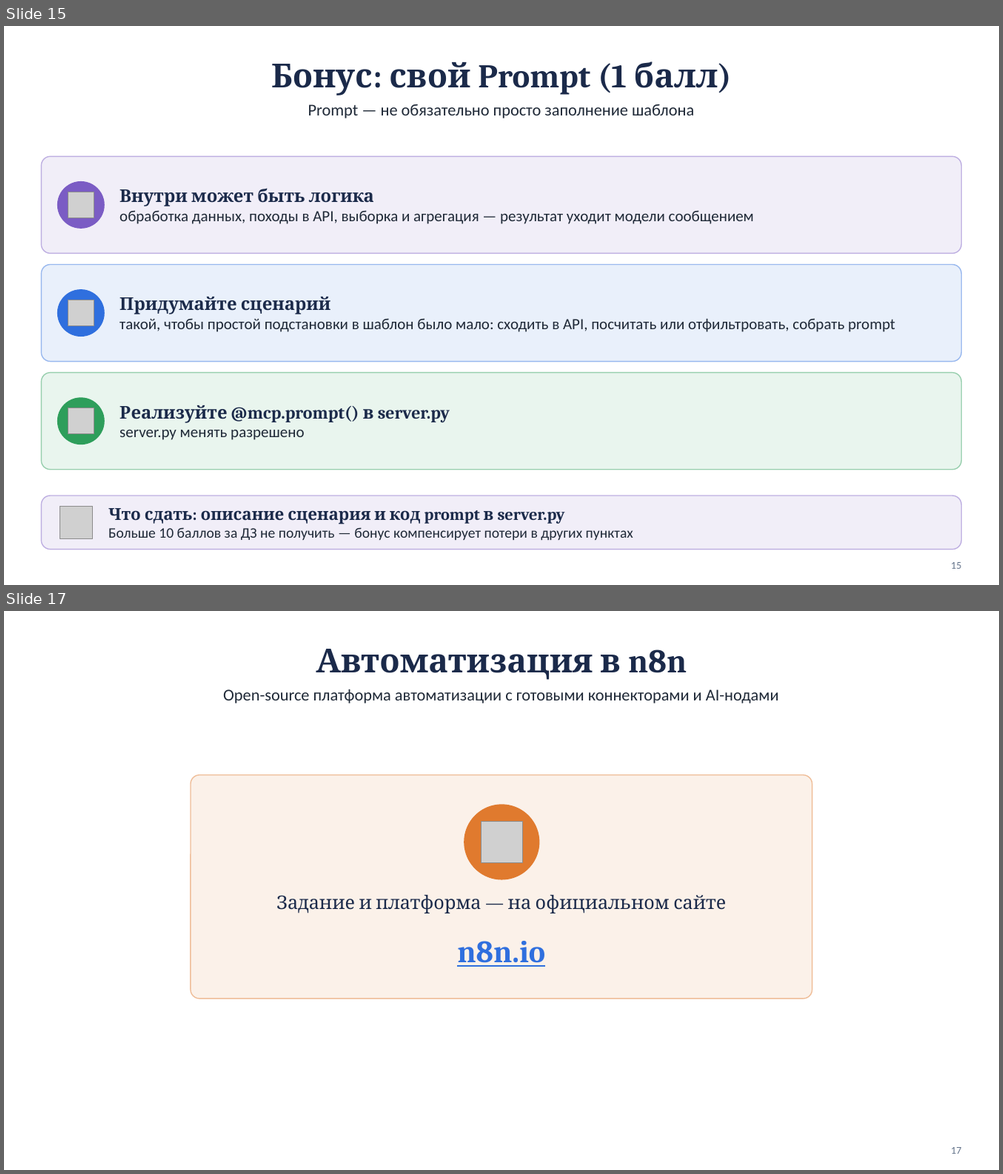
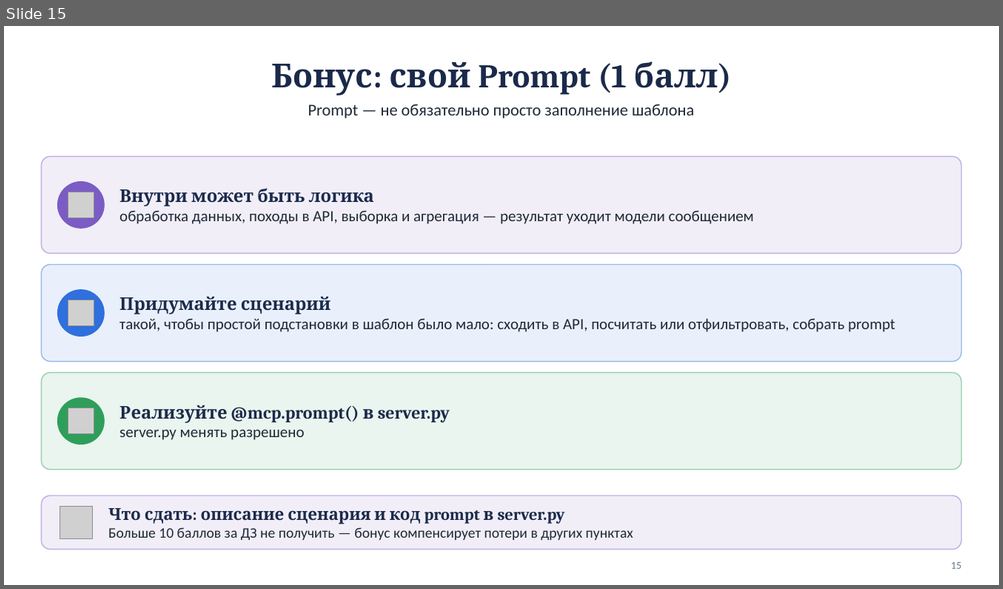
Before and after one commit to lpetrov02/aidd_week_04_mcp, a slide deck: materials/homework04_draft.pptx. Shown one above the other, each under a label of ours: slides 15 and 17 before the commit, slide 15 after it; the slides between them are not shown. The pictures are 1003x1174 and 1003x589 pixels, drawn with LibreOffice and Linux fonts; fonts in the diff are those of the drawing; grey boxes stand for pictures. Boxes give left, top, right and bottom in pixels: in the first picture for what was removed or moved away, otherwise in the second. Text is boxed around its words. In the diff, an @@ line names an element or a change of style, - is before the commit and + after.

```diff
--- a/materials/homework04_draft.pptx
+++ b/materials/homework04_draft.pptx
@@ slide 17 removed at (x1=4, y1=611, x2=999, y2=1170), background #FFFFFF @@
@@ title removed at (x1=316, y1=649, x2=686, y2=680) @@
-Автоматизация в n8n
@@ text removed at (x1=223, y1=689, x2=779, y2=703) @@
-Open-source платформа автоматизации с готовыми коннекторами и AI-нодами
@@ rounded rectangle removed at (x1=190, y1=775, x2=812, y2=999) @@
@@ ellipse removed at (x1=464, y1=805, x2=539, y2=880) @@
@@ picture removed at (x1=481, y1=821, x2=523, y2=863) @@
@@ text removed at (x1=276, y1=895, x2=726, y2=914) @@
-Задание и платформа — на официальном сайте
@@ text removed at (x1=457, y1=941, x2=545, y2=967) @@
-n8n.io
@@ page number removed at (x1=950, y1=1147, x2=961, y2=1154) @@
-17
```
Also in this commit, not shown: 3 slides changed, 1 slide added, 4 other files.
